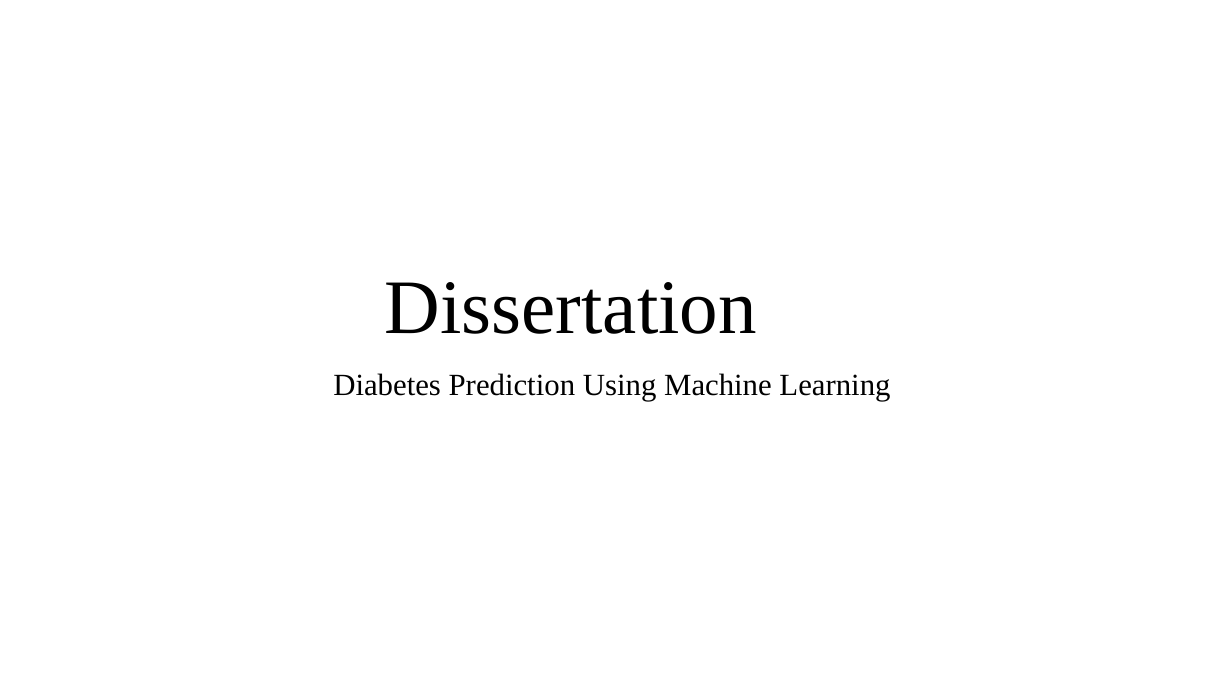
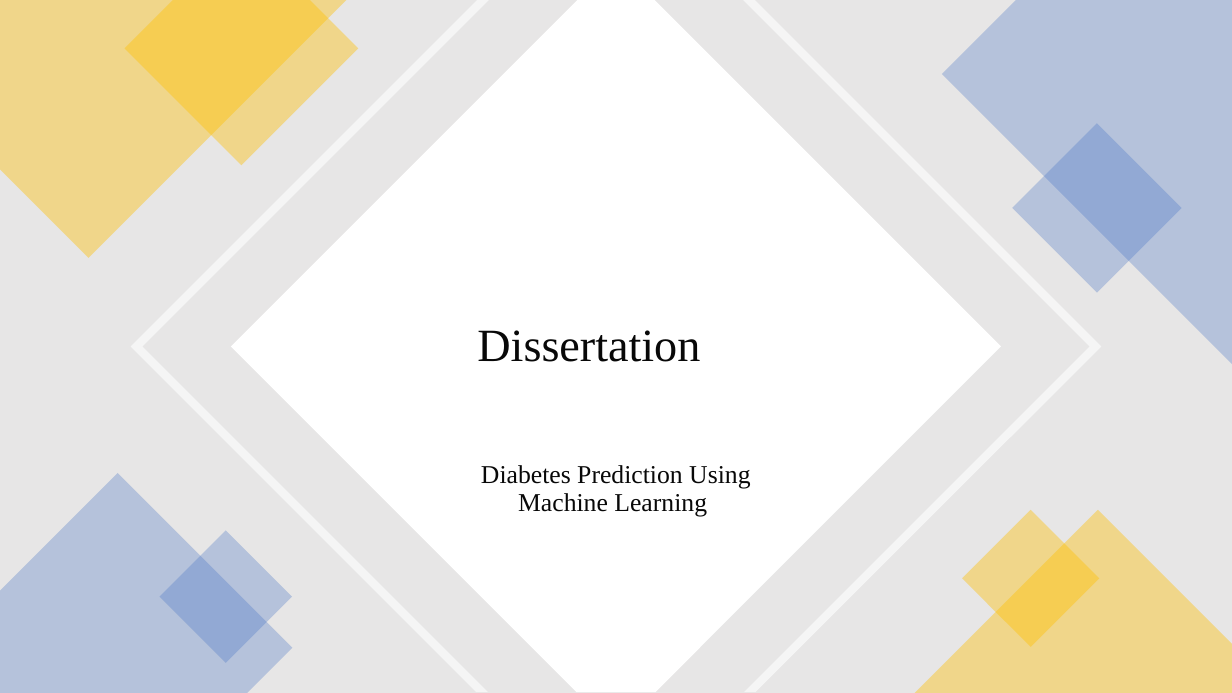
Before and after one commit to Celestina-ayeni/Dissertation, a slide deck: slide 1 of DissertationPresentation.pptx. Drawn at 1232x693 pixels with LibreOffice and Linux fonts; fonts in the diff are those of the drawing. Boxes give left, top, right and bottom in pixels: in the first picture for what was removed or moved away, otherwise in the second. Text is boxed around its words. In the diff, an @@ line names an element or a change of style, - is before the commit and + after.

```diff
--- a/DissertationPresentation.pptx
+++ b/DissertationPresentation.pptx
@@ rectangle added at [0, 0, 1232, 693], fill #E7E6E6 @@
@@ freeform shape added at [0, 0, 346, 258], fill #FFC000 at 40% opacity @@
@@ freeform shape added at [125, 0, 359, 166], fill #FFC000 at 40% opacity @@
@@ freeform shape added at [130, 0, 1102, 693], fill #FFFFFF at 60% opacity @@
@@ freeform shape added at [231, 0, 1001, 693], fill #FFFFFF @@
@@ freeform shape added at [942, 0, 1232, 364], fill #4472C4 at 30% opacity @@
@@ rectangle added at [1012, 123, 1182, 293], fill #4472C4 at 30% opacity @@
@@ title "Dissertation": place and size @@
-title "Dissertation" at [385, 282, 757, 334]
+title "Dissertation" at [477, 330, 700, 362]
@@ title "Dissertation" at [477, 330, 700, 362]: size 60 to 36 pt, text colour #000000 to #080808; vertical alignment bottom to middle @@
@@ freeform shape added at [0, 474, 292, 693], fill #4472C4 at 30% opacity @@
@@ subtitle "Diabetes Prediction Using Machine Learning": place and size @@
-subtitle "Diabetes Prediction Using Machine Learning" at [333, 373, 890, 401]
+subtitle "Diabetes Prediction Using Machine Learning" at [481, 465, 750, 516]
@@ subtitle "Diabetes Prediction Using Machine Learning" at [481, 465, 750, 516]: size 24 to 20 pt, text colour #000000 to #080808 @@
@@ rectangle added at [962, 509, 1100, 647], fill #FFC000 at 40% opacity @@
@@ rectangle added at [160, 530, 293, 664], fill #4472C4 at 30% opacity @@
@@ freeform shape added at [914, 510, 1232, 693], fill #FFC000 at 40% opacity @@
```
Also in this commit, not shown: 13 other slides changed, 1 slide added.
